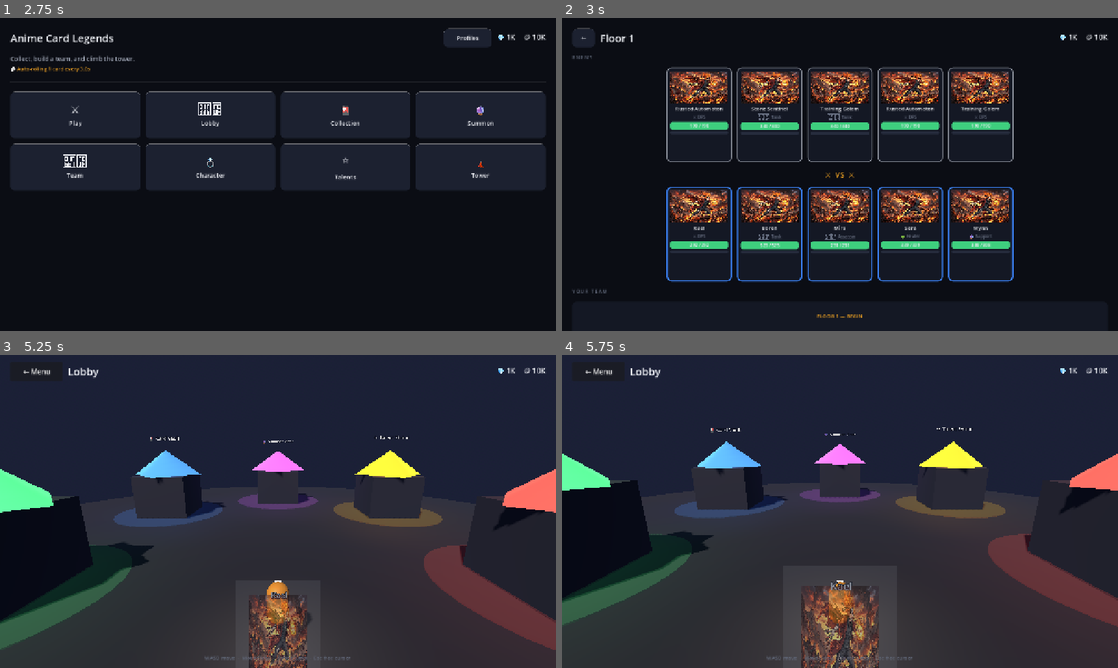
Above: before the commit, frames 1-4 (two rows, left to right).
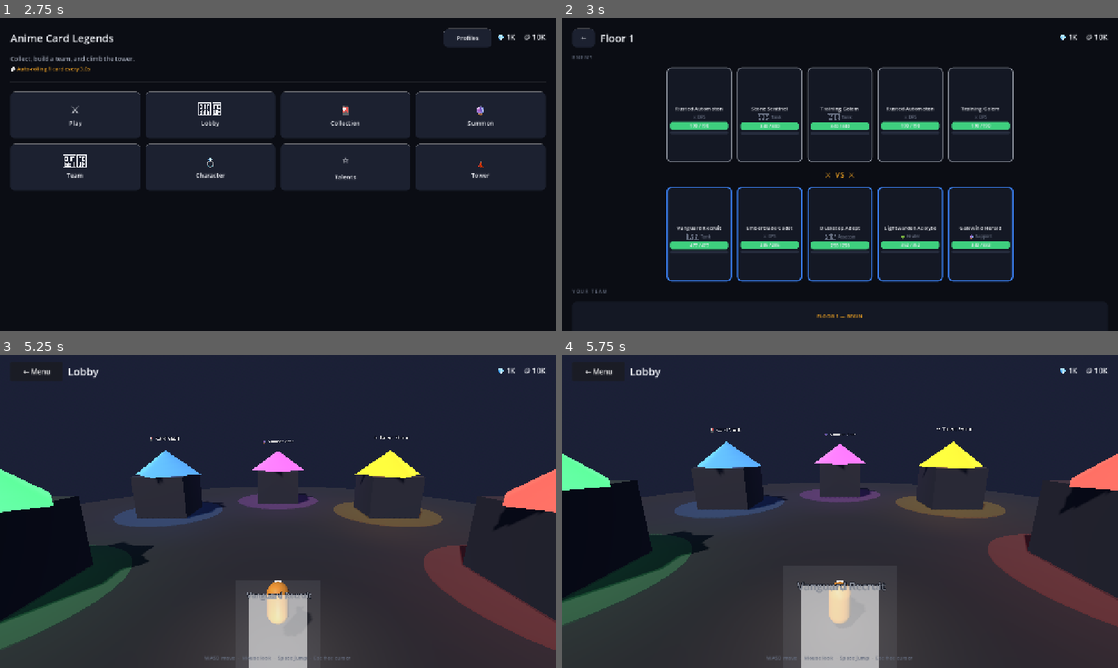
Above: after the commit, the same moments.

Repository: ThievingSix6/animecardbattle
Game: Godot game, scene res://scenes/SaveSlots.tscn
Same seed, same stepped clock (60 frames per second), same inputs: the game is played once before the commit and once after it.
Inputs (mouse positions are in pixels of both pictures, inside the frame that each line leads up to):
- Up to frame 1 (2.75 s): click "New Game" at 0.5 s; click "Profiles" at 1.25 s; click "New Game" at 2 s
- Up to frame 2 (3 s): click (639, 115) at 2.77 s
- Up to frame 3 (5.25 s): click "←" at 3.5 s; click "←" at 4.25 s; click (211, 452) at 5.02 s
- Up to frame 4 (5.75 s): no input

Frame 1 is identical in both runs. In frame 2, 11% of the frame differs, in the area x 19-81%, y 17-75%; in frame 3, 2.5%; in frame 4, 3.8%.

Commit message:
Remove obsolete /data/ card resources and Kael placeholder art
The 17 hand-authored .tres card resources and the Kael placeholder image
were the last remnants of the pre-procedural content pipeline. They
duplicated what the rarity/role curves in Config already express, and the
single kael.jpg in art/cards/ meant the art-derived roster consisted of
exactly one card.

Starters are now declared as plain archetype data in Config and built from
the same stat curves as every other card, so they cannot drift out of
balance. The gacha pool drops the resource list entirely and is filled by
art-derived cards plus the procedural generator, which was already the
documented intent.

art/cards/ is kept as the drop-in folder for player artwork, with its
filename conventions documented in a README.

Co-Authored-By: Claude Opus 5 <noreply@anthropic.com>
Claude-Session: https://claude.ai/code/session_01FcBod5GFfDECKGa2qSmHbM

Diff:
--- a/anime-card-legends/data/assassin_mira.tres
+++ /dev/null
@@ -1,24 +0,0 @@
-[gd_resource type="Resource" script_class="CardData" format=3]
-
-[ext_resource type="Script" uid="uid://fea8wn4kaox5" path="res://scripts/models/card_data.gd" id="1_1qq3o"]
-
-[resource]
-script = ExtResource("1_1qq3o")
-card_id = "starter_003"
-card_name = "Mira"
-description = "A silent blade who strikes before her enemies can react."
-faction = "Ember Order"
-element = "Dark"
-role = "Assassin"
-rarity = "Rare"
-modifier = "Normal"
-attack = 61
-defense = 15
-health = 231
-speed = 14
-basic_ability = "Shadow Strike"
-passive_ability = "Killing Intent"
-ultimate_ability = "Thousand Cuts"
-sell_value = 160
-basic_target_mode = "backline"
-ultimate_target_mode = "aoe"
--- a/anime-card-legends/data/boss_grimhollow.tres
+++ /dev/null
@@ -1,26 +0,0 @@
-[gd_resource type="Resource" script_class="CardData" format=3]
-
-[ext_resource type="Script" uid="uid://fea8wn4kaox5" path="res://scripts/models/card_data.gd" id="1_1qq3o"]
-
-[resource]
-script = ExtResource("1_1qq3o")
-card_id = "boss_003"
-card_name = "Grimhollow"
-description = "It wears the shape of whatever last stood against it and lost."
-faction = "Wraithspire Legion"
-element = "Dark"
-role = "DPS"
-origin_tag = "boss"
-rarity = "Legendary"
-modifier = "Normal"
-attack = 181
-defense = 71
-health = 947
-speed = 13
-basic_ability = "Hollow Ruin"
-passive_ability = "Borrowed Faces"
-ultimate_ability = "Total Collapse"
-sell_value = 2560
-basic_target_mode = "aoe"
-ultimate_target_mode = "aoe"
-locked = true
--- a/anime-card-legends/data/boss_ignis.tres
+++ /dev/null
@@ -1,27 +0,0 @@
-[gd_resource type="Resource" script_class="CardData" format=3]
-
-[ext_resource type="Script" uid="uid://fea8wn4kaox5" path="res://scripts/models/card_data.gd" id="1_1qq3o"]
-
-[resource]
-script = ExtResource("1_1qq3o")
-card_id = "boss_001"
-card_name = "Ignis, Bound Flamewarden"
-description = "Chained to the tower he once guarded, freed only by those strong enough to break the seal."
-faction = "Ember Order"
-element = "Fire"
-role = "Tank"
-origin_tag = "boss"
-rarity = "Epic"
-modifier = "Normal"
-attack = 48
-defense = 94
-health = 942
-speed = 7
-basic_ability = "Chainbound Slam"
-passive_ability = "Warden's Oath"
-ultimate_ability = "Seal Break"
-sell_value = 640
-passive_type = "guardian_block_heal"
-passive_chance = 0.25
-passive_value = 0.25
-locked = true
--- a/anime-card-legends/data/boss_thessaly.tres
+++ /dev/null
@@ -1,26 +0,0 @@
-[gd_resource type="Resource" script_class="CardData" format=3]
-
-[ext_resource type="Script" uid="uid://fea8wn4kaox5" path="res://scripts/models/card_data.gd" id="1_1qq3o"]
-
-[resource]
-script = ExtResource("1_1qq3o")
-card_id = "boss_002"
-card_name = "Thessaly, Oathsworn Blade"
-description = "She swore to fell every tyrant crowned by fear. She hasn't lost yet."
-faction = "Silver Choir"
-element = "Light"
-role = "Assassin"
-origin_tag = "boss"
-rarity = "Legendary"
-modifier = "Normal"
-attack = 197
-defense = 47
-health = 748
-speed = 17
-basic_ability = "Oathblade"
-passive_ability = "Sworn Vengeance"
-ultimate_ability = "Tyrant's End"
-sell_value = 2560
-basic_target_mode = "backline"
-ultimate_target_mode = "aoe"
-locked = true
--- a/anime-card-legends/data/doran_journeyman.tres
+++ /dev/null
@@ -1,22 +0,0 @@
-[gd_resource type="Resource" script_class="CardData" format=3]
-
-[ext_resource type="Script" uid="uid://fea8wn4kaox5" path="res://scripts/models/card_data.gd" id="1_1qq3o"]
-
-[resource]
-script = ExtResource("1_1qq3o")
-card_id = "pool_uncommon_001"
-card_name = "Doran"
-description = "A traveling bard whose tunes steady his allies' nerves."
-faction = "Ember Order"
-element = "Wind"
-role = "Support"
-rarity = "Uncommon"
-modifier = "Normal"
-attack = 20
-defense = 15
-health = 171
-speed = 10
-basic_ability = "Encouraging Verse"
-passive_ability = "Steadfast Tune"
-ultimate_ability = "Ballad of Courage"
-sell_value = 40
--- a/anime-card-legends/data/finn_novice.tres
+++ /dev/null
@@ -1,22 +0,0 @@
-[gd_resource type="Resource" script_class="CardData" format=3]
-
-[ext_resource type="Script" uid="uid://fea8wn4kaox5" path="res://scripts/models/card_data.gd" id="1_1qq3o"]
-
-[resource]
-script = ExtResource("1_1qq3o")
-card_id = "pool_common_001"
-card_name = "Finn"
-description = "A novice swordsman still learning the basics of combat."
-faction = "Ember Order"
-element = "Fire"
-role = "DPS"
-rarity = "Common"
-modifier = "Normal"
-attack = 17
-defense = 7
-health = 90
-speed = 8
-basic_ability = "Reckless Swing"
-passive_ability = "Eager Novice"
-ultimate_ability = "Full Commitment"
-sell_value = 10
--- a/anime-card-legends/data/healer_sera.tres
+++ /dev/null
@@ -1,22 +0,0 @@
-[gd_resource type="Resource" script_class="CardData" format=3]
-
-[ext_resource type="Script" uid="uid://fea8wn4kaox5" path="res://scripts/models/card_data.gd" id="1_1qq3o"]
-
-[resource]
-script = ExtResource("1_1qq3o")
-card_id = "starter_004"
-card_name = "Sera"
-description = "A gentle healer whose light mends even the deepest wounds."
-faction = "Ember Order"
-element = "Light"
-role = "Healer"
-rarity = "Rare"
-modifier = "Normal"
-attack = 29
-defense = 26
-health = 339
-speed = 11
-basic_ability = "Healing Wave"
-passive_ability = "Dawn's Blessing"
-ultimate_ability = "Radiant Rebirth"
-sell_value = 160
--- a/anime-card-legends/data/legendary_vaelith.tres
+++ /dev/null
@@ -1,24 +0,0 @@
-[gd_resource type="Resource" script_class="CardData" format=3]
-
-[ext_resource type="Script" uid="uid://fea8wn4kaox5" path="res://scripts/models/card_data.gd" id="1_1qq3o"]
-
-[resource]
-script = ExtResource("1_1qq3o")
-card_id = "pool_legendary_001"
-card_name = "Vaelith"
-description = "A dawnlit blade who ends fights before they truly begin."
-faction = "Ember Order"
-element = "Light"
-role = "Assassin"
-rarity = "Legendary"
-modifier = "Normal"
-attack = 197
-defense = 47
-health = 748
-speed = 17
-basic_ability = "Dawnpiercer"
-passive_ability = "Radiant Precision"
-ultimate_ability = "Judgment of Dawn"
-sell_value = 2560
-basic_target_mode = "backline"
-ultimate_target_mode = "aoe"
--- a/anime-card-legends/data/mage_ryo.tres
+++ /dev/null
@@ -1,24 +0,0 @@
-[gd_resource type="Resource" script_class="CardData" format=3]
-
-[ext_resource type="Script" uid="uid://fea8wn4kaox5" path="res://scripts/models/card_data.gd" id="1_1qq3o"]
-
-[resource]
-script = ExtResource("1_1qq3o")
-card_id = "starter_006"
-card_name = "Ryo"
-description = "A frost mage who blankets the battlefield in freezing wind."
-faction = "Ember Order"
-element = "Water"
-role = "DPS"
-rarity = "Epic"
-modifier = "Normal"
-attack = 101
-defense = 39
-health = 527
-speed = 11
-basic_ability = "Frost Nova"
-passive_ability = "Chilling Aura"
-ultimate_ability = "Absolute Zero"
-sell_value = 640
-basic_target_mode = "aoe"
-ultimate_target_mode = "active"
--- a/anime-card-legends/data/mythic_ashen_sovereign.tres
+++ /dev/null
@@ -1,25 +0,0 @@
-[gd_resource type="Resource" script_class="CardData" format=3]
-
-[ext_resource type="Script" uid="uid://fea8wn4kaox5" path="res://scripts/models/card_data.gd" id="1_1qq3o"]
-
-[resource]
-script = ExtResource("1_1qq3o")
-card_id = "pool_mythic_001"
-card_name = "Ashen Sovereign"
-description = "An ancient warlord bound in cinder-black armor, immovable in defense of his line."
-faction = "Ember Order"
-element = "Dark"
-role = "Tank"
-rarity = "Mythic"
-modifier = "Normal"
-attack = 156
-defense = 306
-health = 3054
-speed = 9
-basic_ability = "Cinder Wall"
-passive_ability = "Sovereign's Vigil"
-ultimate_ability = "Ashfall Judgment"
-sell_value = 10240
-passive_type = "guardian_block_heal"
-passive_chance = 0.3
-passive_value = 0.3
--- a/anime-card-legends/data/petra_trainee.tres
+++ /dev/null
@@ -1,22 +0,0 @@
-[gd_resource type="Resource" script_class="CardData" format=3]
-
-[ext_resource type="Script" uid="uid://fea8wn4kaox5" path="res://scripts/models/card_data.gd" id="1_1qq3o"]
-
-[resource]
-script = ExtResource("1_1qq3o")
-card_id = "pool_common_002"
-card_name = "Petra"
-description = "A shield trainee who hasn't lost her footing yet."
-faction = "Ember Order"
-element = "Earth"
-role = "Tank"
-rarity = "Common"
-modifier = "Normal"
-attack = 8
-defense = 16
-health = 162
-speed = 5
-basic_ability = "Brace"
-passive_ability = "Steady Stance"
-ultimate_ability = "Hold the Line"
-sell_value = 10
--- a/anime-card-legends/data/ranger_talia.tres
+++ /dev/null
@@ -1,24 +0,0 @@
-[gd_resource type="Resource" script_class="CardData" format=3]
-
-[ext_resource type="Script" uid="uid://fea8wn4kaox5" path="res://scripts/models/card_data.gd" id="1_1qq3o"]
-
-[resource]
-script = ExtResource("1_1qq3o")
-card_id = "starter_007"
-card_name = "Talia"
-description = "A windswept ranger who snipes the enemy's weakest link."
-faction = "Ember Order"
-element = "Wind"
-role = "DPS"
-rarity = "Epic"
-modifier = "Normal"
-attack = 101
-defense = 39
-health = 527
-speed = 11
-basic_ability = "Piercing Shot"
-passive_ability = "Eagle Eye"
-ultimate_ability = "Storm Volley"
-sell_value = 640
-basic_target_mode = "backline"
-ultimate_target_mode = "active"
--- a/anime-card-legends/data/secret_genesis.tres
+++ /dev/null
@@ -1,28 +0,0 @@
-[gd_resource type="Resource" script_class="CardData" format=3]
-
-[ext_resource type="Script" uid="uid://fea8wn4kaox5" path="res://scripts/models/card_data.gd" id="1_1qq3o"]
-
-[resource]
-script = ExtResource("1_1qq3o")
-card_id = "secret_002"
-card_name = "Genesis"
-description = "The first light. Everything else in this world is a footnote."
-faction = "Silver Choir"
-element = "Light"
-role = "Support"
-origin_tag = "angel"
-rarity = "Secret"
-modifier = "Normal"
-attack = 383
-defense = 276
-health = 3231
-speed = 18
-basic_ability = "First Word"
-passive_ability = "Origin"
-ultimate_ability = "Let There Be"
-sell_value = 40960
-basic_target_mode = "active"
-ultimate_target_mode = "aoe"
-passive_type = "energy_surge"
-passive_chance = 1.0
-passive_value = 25
--- a/anime-card-legends/data/secret_nameless_one.tres
+++ /dev/null
@@ -1,28 +0,0 @@
-[gd_resource type="Resource" script_class="CardData" format=3]
-
-[ext_resource type="Script" uid="uid://fea8wn4kaox5" path="res://scripts/models/card_data.gd" id="1_1qq3o"]
-
-[resource]
-script = ExtResource("1_1qq3o")
-card_id = "secret_001"
-card_name = "The Nameless One"
-description = "No record of this being exists. No one who has faced it remembers doing so."
-faction = "Voidbound Covenant"
-element = "Dark"
-role = "Assassin"
-origin_tag = "primordial"
-rarity = "Secret"
-modifier = "Normal"
-attack = 638
-defense = 153
-health = 2423
-speed = 21
-basic_ability = "Erase"
-passive_ability = "Unremembered"
-ultimate_ability = "The End of All Stories"
-sell_value = 40960
-basic_target_mode = "backline"
-ultimate_target_mode = "aoe"
-passive_type = "lifesteal"
-passive_chance = 1.0
-passive_value = 0.35
--- a/anime-card-legends/data/starter_warrior.tres
+++ /dev/null
@@ -1,23 +0,0 @@
-[gd_resource type="Resource" script_class="CardData" format=3 uid="uid://dpydrwl2uybuo"]
-
-[ext_resource type="Script" uid="uid://fea8wn4kaox5" path="res://scripts/models/card_data.gd" id="1_1qq3o"]
-
-[resource]
-script = ExtResource("1_1qq3o")
-card_id = "starter_001"
-card_name = "Kael"
-description = "A young warrior who commands destructive fire techniques."
-faction = "Ember Order"
-element = "Fire"
-role = "DPS"
-rarity = "Rare"
-modifier = "Normal"
-attack = 56
-defense = 22
-health = 292
-speed = 10
-basic_ability = "Flame Strike"
-passive_ability = "Burning Resolve"
-ultimate_ability = "Inferno Breaker"
-sell_value = 160
-metadata/_custom_type_script = "uid://fea8wn4kaox5"
--- a/anime-card-legends/data/support_wynn.tres
+++ /dev/null
@@ -1,22 +0,0 @@
-[gd_resource type="Resource" script_class="CardData" format=3]
-
-[ext_resource type="Script" uid="uid://fea8wn4kaox5" path="res://scripts/models/card_data.gd" id="1_1qq3o"]
-
-[resource]
-script = ExtResource("1_1qq3o")
-card_id = "starter_005"
-card_name = "Wynn"
-description = "A windsong bard whose melodies embolden her allies."
-faction = "Ember Order"
-element = "Wind"
-role = "Support"
-rarity = "Rare"
-modifier = "Normal"
-attack = 36
-defense = 26
-health = 308
-speed = 12
-basic_ability = "Rally Cry"
-passive_ability = "Windsong"
-ultimate_ability = "Crescendo"
-sell_value = 160
--- a/anime-card-legends/data/tank_boren.tres
+++ /dev/null
@@ -1,25 +0,0 @@
-[gd_resource type="Resource" script_class="CardData" format=3]
-
-[ext_resource type="Script" uid="uid://fea8wn4kaox5" path="res://scripts/models/card_data.gd" id="1_1qq3o"]
-
-[resource]
-script = ExtResource("1_1qq3o")
-card_id = "starter_002"
-card_name = "Boren"
-description = "An unshakable guardian who shields his allies from harm."
-faction = "Ember Order"
-element = "Earth"
-role = "Tank"
-rarity = "Rare"
-modifier = "Normal"
-attack = 27
-defense = 52
-health = 523
-speed = 7
-basic_ability = "Shield Bash"
-passive_ability = "Unbreakable Wall"
-ultimate_ability = "Fortress Stand"
-sell_value = 160
-passive_type = "guardian_block_heal"
-passive_chance = 0.2
-passive_value = 0.2
--- a/anime-card-legends/scripts/core/config.gd
+++ b/anime-card-legends/scripts/core/config.gd
@@ -120,33 +120,16 @@
 	"lord": "Lords", "anime": "Anime", "primordial": "Primordial",
 }
 
-# ---------------- CONTENT PATHS ----------------
-const STARTER_CARDS: Array[String] = [
-	"res://data/starter_warrior.tres",
-	"res://data/tank_boren.tres",
-	"res://data/assassin_mira.tres",
-	"res://data/healer_sera.tres",
-	"res://data/support_wynn.tres",
-]
-
-const POOL_CARDS: Array[String] = [
-	"res://data/finn_novice.tres",
-	"res://data/petra_trainee.tres",
-	"res://data/doran_journeyman.tres",
-	"res://data/starter_warrior.tres",
-	"res://data/tank_boren.tres",
-	"res://data/assassin_mira.tres",
-	"res://data/healer_sera.tres",
-	"res://data/support_wynn.tres",
-	"res://data/mage_ryo.tres",
-	"res://data/ranger_talia.tres",
-	"res://data/legendary_vaelith.tres",
-	"res://data/mythic_ashen_sovereign.tres",
-	"res://data/secret_nameless_one.tres",
-	"res://data/secret_genesis.tres",
-	"res://data/boss_ignis.tres",
-	"res://data/boss_thessaly.tres",
-	"res://data/boss_grimhollow.tres",
+# ---------------- STARTING ROSTER ----------------
+# Declared as plain data rather than resource files: stats are derived
+# from the rarity/role curves above, so a starter can never drift out of
+# balance with the rest of the roster.
+const STARTER_ARCHETYPES: Array[Dictionary] = [
+	{"name": "Vanguard Recruit",    "role": "Tank",     "element": "Earth", "rarity": "Rare"},
+	{"name": "Emberblade Cadet",    "role": "DPS",      "element": "Fire",  "rarity": "Rare"},
+	{"name": "Duskstep Adept",      "role": "Assassin", "element": "Dark",  "rarity": "Rare"},
+	{"name": "Lightwarden Acolyte", "role": "Healer",   "element": "Light", "rarity": "Rare"},
+	{"name": "Galewind Herald",     "role": "Support",  "element": "Wind",  "rarity": "Rare"},
 ]
 
 const GENERATED_CARD_COUNT := 200
--- a/anime-card-legends/scripts/core/mutations.gd
+++ b/anime-card-legends/scripts/core/mutations.gd
@@ -105,7 +105,7 @@
 
 
 # Produces the mutated variant of a template. Mutated copies are separate
-# collection entries, so a Gold Kael and a plain Kael coexist.
+# collection entries, so a Gold copy and a plain copy coexist.
 static func apply(template: CardData, mutation_id: String) -> CardData:
 	if not is_mutated(mutation_id):
 		return template
--- a/anime-card-legends/scripts/game_state.gd
+++ b/anime-card-legends/scripts/game_state.gd
@@ -97,10 +97,8 @@
 
 func _grant_starting_cards() -> void:
 	var ids: Array[String] = []
-	for path in Config.STARTER_CARDS:
-		if not ResourceLoader.exists(path):
-			continue
-		var card := collection.add(load(path))
+	for template in CardGenerator.build_starters():
+		var card := collection.add(template)
 		if card and ids.size() < CollectionSystem.TEAM_SIZE:
 			ids.append(card.card_id)
 	collection.set_team(ids)
--- a/anime-card-legends/scripts/systems/card_generator.gd
+++ b/anime-card-legends/scripts/systems/card_generator.gd
@@ -95,6 +95,48 @@
 	"Common": 0.0, "Uncommon": 0.10, "Rare": 0.25, "Epic": 0.45,
 	"Legendary": 0.75, "Mythic": 1.0, "Secret": 1.0, "Awakened": 1.0,
 }
+
+
+# The opening hand. Seeded per name so a starter rolls identical stats on
+# every launch and across save files.
+static func build_starters() -> Array[CardData]:
+	var out: Array[CardData] = []
+	for archetype in Config.STARTER_ARCHETYPES:
+		var name_text := str(archetype["name"])
+		var role := str(archetype["role"])
+		var rarity := str(archetype["rarity"])
+
+		var rng := RandomNumberGenerator.new()
+		rng.seed = hash("starter:" + name_text)
+
+		var card := CardData.new()
+		card.card_id = "starter_" + name_text.to_lower().replace(" ", "_")
+		card.card_name = name_text
+		card.role = role
+		card.rarity = rarity
+		card.element = str(archetype["element"])
+		card.modifier = "Normal"
+		card.origin_tag = "starter"
+		card.faction = Config.FACTIONS[rng.randi() % Config.FACTIONS.size()]
+		card.description = DESCRIPTIONS[rng.randi() % DESCRIPTIONS.size()]
+		card.sell_value = Config.sell_value_for_rarity(rarity)
+
+		var base := Config.stats_for_rarity(rarity)
+		var shape: Dictionary = Config.ROLE_STATS[role]
+		card.attack  = max(5,  int(rng.randf_range(base["attack"][0],  base["attack"][1])  * shape["attack"]))
+		card.defense = max(3,  int(rng.randf_range(base["defense"][0], base["defense"][1]) * shape["defense"]))
+		card.health  = max(60, int(rng.randf_range(base["health"][0],  base["health"][1])  * shape["health"]))
+		card.speed   = max(4,  int(rng.randf_range(base["speed"][0],   base["speed"][1])   * shape["speed"]))
+
+		var options: Dictionary = ABILITIES.get(role, ABILITIES["DPS"])
+		card.basic_ability = options["basic"][rng.randi() % options["basic"].size()]
+		card.ultimate_ability = options["ult"][rng.randi() % options["ult"].size()]
+		card.passive_ability = PASSIVE_NAMES[rng.randi() % PASSIVE_NAMES.size()]
+		card.basic_target_mode = "active"
+		card.ultimate_target_mode = "active"
+
+		out.append(card)
+	return out
 
 
 static func generate_batch(count: int, used_names: Dictionary) -> Array[CardData]:
--- a/anime-card-legends/scripts/systems/gacha.gd
+++ b/anime-card-legends/scripts/systems/gacha.gd
@@ -27,10 +27,9 @@
 	for r in Config.RARITY_ORDER:
 		pool[r] = []
 
-	for path in Config.POOL_CARDS:
-		if not ResourceLoader.exists(path):
-			continue
-		var template: CardData = load(path)
+	# The starting roster is always pullable, so duplicates of it can be
+	# merged like any other card.
+	for template in CardGenerator.build_starters():
 		_add_to_pool(template)
 
 	# Cards derived from the player's own artwork take priority.
--- a/anime-card-legends/scripts/ui/card_art.gd
+++ b/anime-card-legends/scripts/ui/card_art.gd
@@ -7,11 +7,10 @@
 # Drop images into res://art/cards/ and every card is assigned one
 # deterministically (the same card always shows the same art). To pin
 # a specific image to a specific card, name the file after the card:
-# "Ignis, Bound Flamewarden" -> ignis_bound_flamewarden.png
+# "Ashen Knight, the Unbroken" -> ashen_knight_the_unbroken.png
 # =========================================================
 
 const FOLDER := "res://art/cards/"
-const FALLBACK := "res://art/kael.jpg"
 const EXTENSIONS: Array[String] = ["png", "jpg", "jpeg", "webp"]
 
 static var _files: Array[String] = []
@@ -87,16 +86,13 @@
 		var index: int = abs(hash(card.card_id)) % _files.size()
 		return load(_files[index])
 
-	# 3. Last resort placeholder.
-	if ResourceLoader.exists(FALLBACK):
-		return load(FALLBACK)
+	# 3. No art supplied: the card frame renders on its own.
 	return null
 
 
-# Only tint when we're reusing one placeholder image for everything.
+# With no artwork the frame is bare, so tint it by element to keep cards
+# visually distinguishable.
 static func tint_for(card: CardData) -> Color:
 	if has_custom_art():
 		return Color.WHITE
-	if card.card_name.begins_with("Kael"):
-		return Color.WHITE
 	return Design.element_color(card.element).lerp(Color.WHITE, 0.35)
Not shown, added: anime-card-legends/art/cards/README.txt
Binary file removed: anime-card-legends/art/cards/kael.jpg
Binary file removed: anime-card-legends/art/kael.jpg
